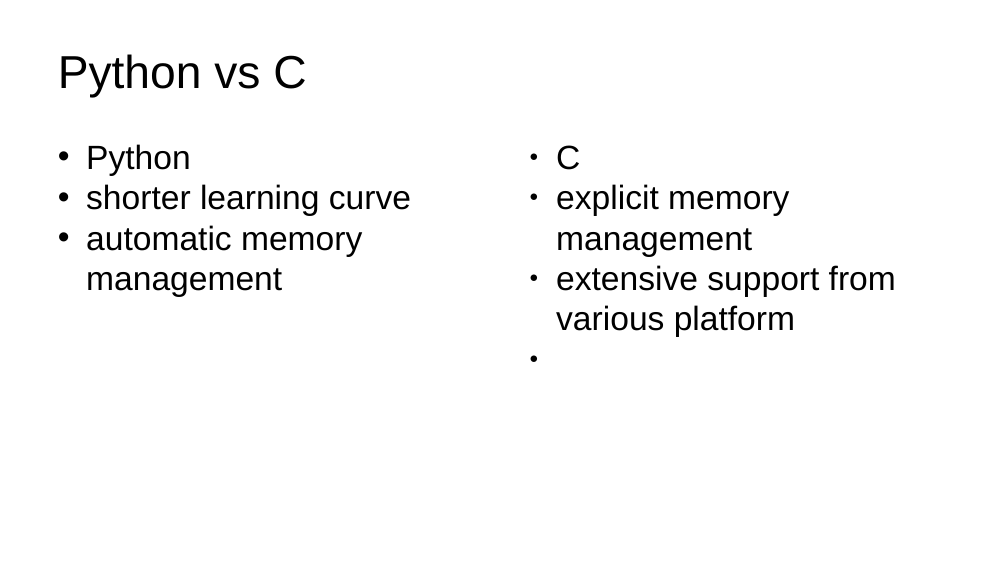
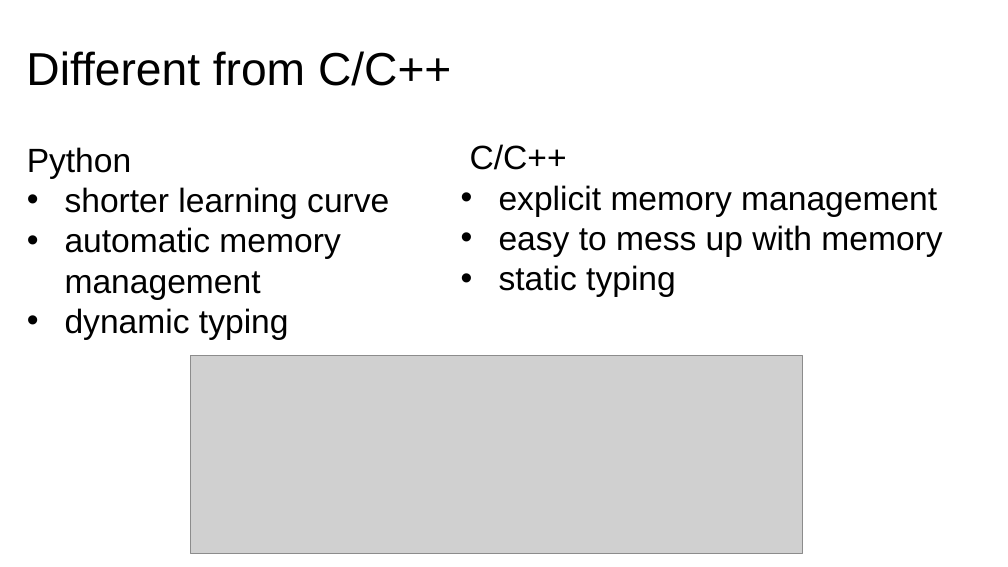
Before and after one commit to pswpswpsw/Mastering-Python-in-One-Hour, a slide deck: slide 6 of intro.pptx (slide 4 before the commit). Drawn at 1008x567 pixels with LibreOffice and Linux fonts; fonts in the diff are those of the drawing; grey boxes stand for pictures. Boxes give left, top, right and bottom in pixels: in the first picture for what was removed or moved away, otherwise in the second. Text is boxed around its words. In the diff, an @@ line names an element or a change of style, - is before the commit and + after.

```diff
--- a/intro.pptx
+++ b/intro.pptx
@@ text at bbox=[26, 51, 451, 86]: text changed @@
-Python vs C
+Different from C/C++
@@ text "Python": place and size @@
-text "Python" at bbox=[86, 144, 411, 297]
+text "Python" at bbox=[27, 147, 389, 340]
@@ text at bbox=[27, 147, 389, 300]: bullet • to none; indent changed @@
@@ text "C/C++": place and size @@
-text "C/C++" at bbox=[556, 145, 896, 337]
+text "C/C++" at bbox=[470, 144, 942, 297]
@@ text at bbox=[470, 144, 567, 170]: text changed @@
-● C
+C/C++
@@ text at bbox=[499, 185, 937, 217]: bullet ● to • @@
@@ text at bbox=[499, 225, 942, 297]: text changed @@
-● extensive support from various platform
+• easy to mess up with memory
+• static typing
@@ text at bbox=[65, 308, 289, 340]: paragraph added @@
+• dynamic typing
@@ picture added at bbox=[190, 355, 802, 554] @@
```
Also in this commit, not shown: 6 other slides changed, 19 slides added, 24 slides removed, 17 other files.
